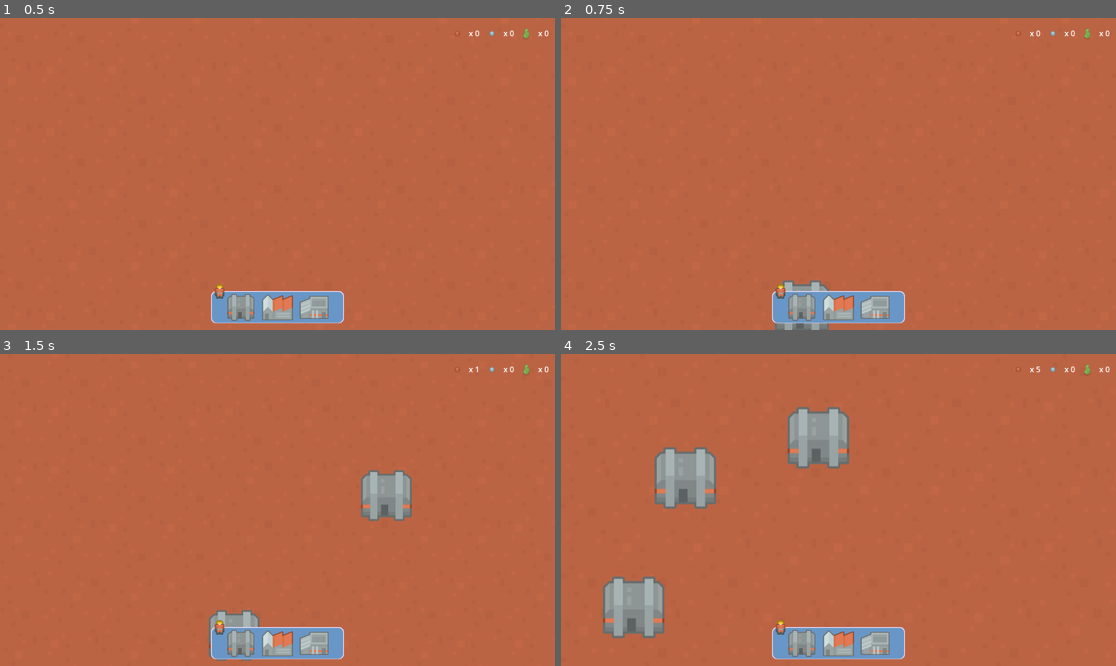
Above: before the commit, frames 1-4 (two rows, left to right).
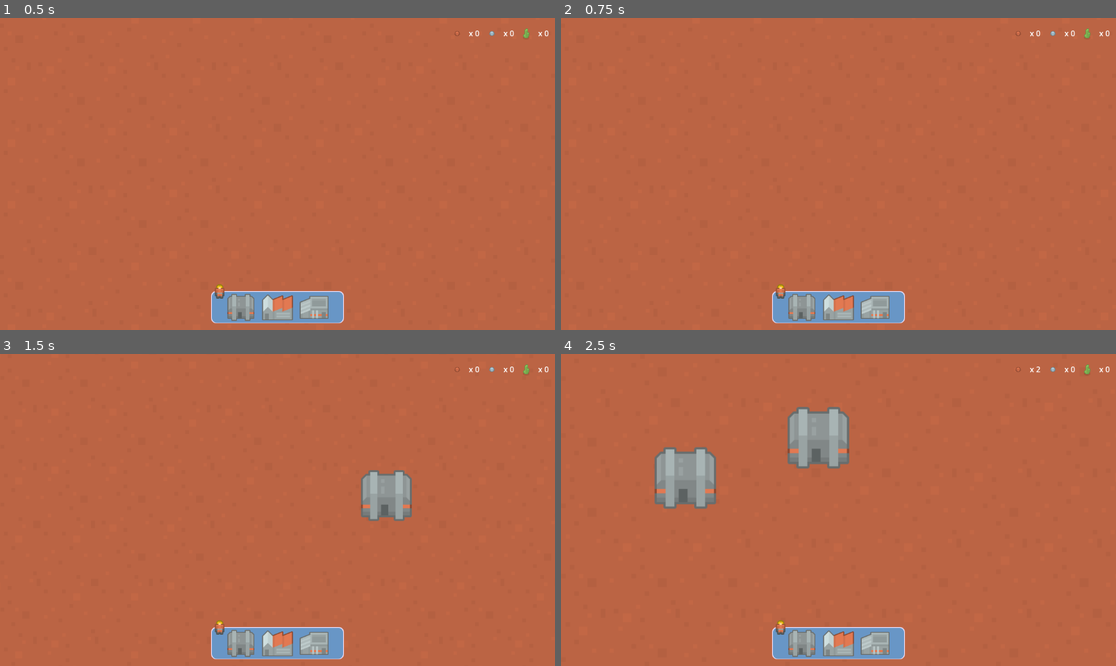
Above: after the commit, the same moments.

Repository: AlekseiRamirov/BuilderDefender2D
Game: Godot game, scene res://BuilderDefender2D/Scenes/main_scene.tscn
Two runs of this game, one before a commit and one after it. Both use one fixed random seed, a clock stepped at 60 frames per second and the inputs below.
Inputs (mouse positions are in pixels of both pictures, inside the frame that each line leads up to):
- Up to frame 1 (0.5 s): no input
- Up to frame 2 (0.75 s): click (799, 308) at 0.52 s
- Up to frame 3 (1.5 s): tap Enter (ui_accept) at 1.25 s; move the mouse to (399, 494) at 1.27 s; hold D (Right) from 1.28 s (still down); tap Mouse wheel down (Wheel Down) at 1.35 s; click (399, 494) at 1.42 s
- Up to frame 4 (2.5 s): tap Enter (ui_accept) at 1.52, 2.27 s; move the mouse to (727, 525) at 2.02 s; release D (Right) at 2.03 s; hold S (Down) from 2.03 s (still down); tap Mouse wheel up (Wheel Up) at 2.1 s; click (727, 525) at 2.17 s

Frame 1 is identical in both runs. In frame 2, 0.4% of the frame differs, in the area x 38-49%, y 83-100%; in frame 3, 0.5%; in frame 4, 2.0%, in the area x 7-87%, y 4-92%.

Commit message:
Fixed input on panel, not create buildings when hit panel buttons

Diff:
--- a/BuilderDefender2D/Scenes/hud/ui_hud.tscn
+++ b/BuilderDefender2D/Scenes/hud/ui_hud.tscn
@@ -67,6 +67,7 @@
 
 [node name="ButtonsBuildingsContainer" type="HBoxContainer" parent="BottomLeft"]
 layout_mode = 2
+mouse_filter = 0
 theme_override_constants/separation = 12
 script = ExtResource("2_8amla")
 
@@ -83,5 +84,6 @@
 offset_bottom = -40.0
 grow_horizontal = 2
 grow_vertical = 0
+mouse_filter = 0
 texture = ExtResource("3_u2rtl")
 expand_mode = 5
--- a/BuilderDefender2D/Scripts/input_manager.gd
+++ b/BuilderDefender2D/Scripts/input_manager.gd
@@ -39,7 +39,7 @@
 		cameraManager.zoom_camera(-zoom_dir, delta)
 
 
-func _input(event):
+func _unhandled_input(event: InputEvent) -> void:
 	if event is InputEventMouseButton:
 		if event.button_index == MOUSE_BUTTON_LEFT && event.pressed:
 			buildingManager.SpawnBuildingTypeScene(mouse_pos)
